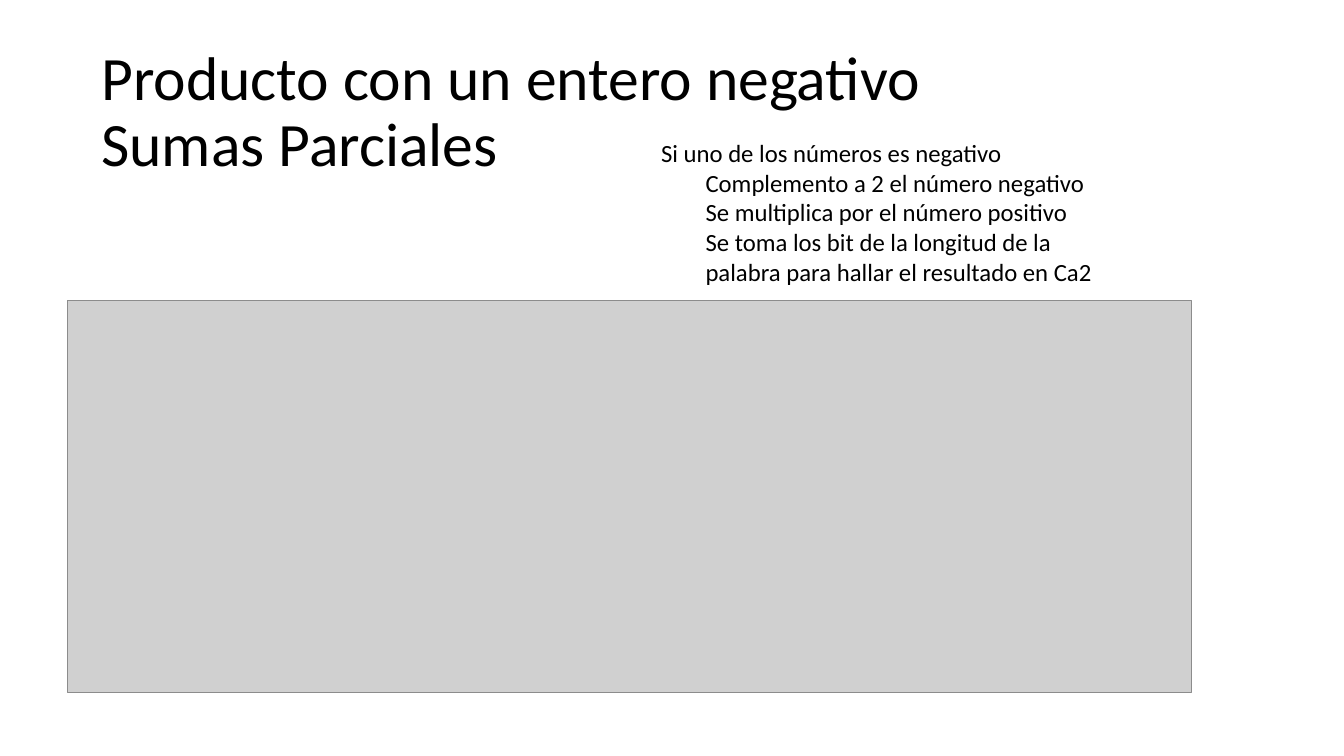
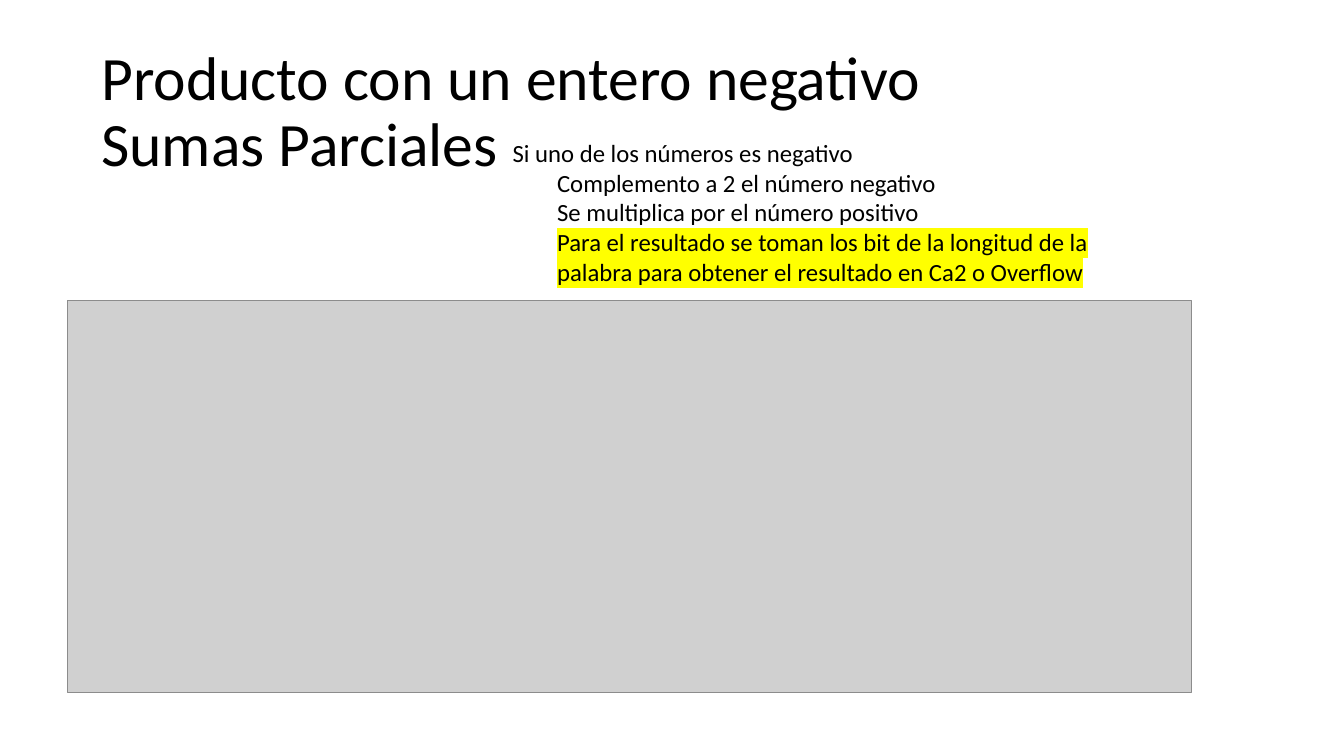
Before and after one commit to CesarLopez-Profe/Fundamentos_Programacion, a slide deck: slide 13 of Slides/3_Aritmetica_del_computador.pptx. Drawn at 1344x756 pixels with LibreOffice and Linux fonts; fonts in the diff are those of the drawing; grey boxes stand for pictures; background and template pictures are left out. Boxes give left, top, right and bottom in pixels: in the first picture for what was removed or moved away, otherwise in the second. Text is boxed around its words. In the diff, an @@ line names an element or a change of style, - is before the commit and + after.

Commit message:
Producto_binario

```diff
--- a/Slides/3_Aritmetica_del_computador.pptx
+++ b/Slides/3_Aritmetica_del_computador.pptx
@@ text "Si uno de los números ..." moved from (x1=661, y1=144, x2=1092, y2=285) to (x1=557, y1=144, x2=1088, y2=285) @@
@@ text at (x1=557, y1=233, x2=1088, y2=285): text changed @@
-    Se toma los bit de la longitud de la palabra para hallar el resultado en Ca2
+    Para el resultado se toman los bit de la longitud de la palabra para obtener el resultado en Ca2 o Overflow
```
